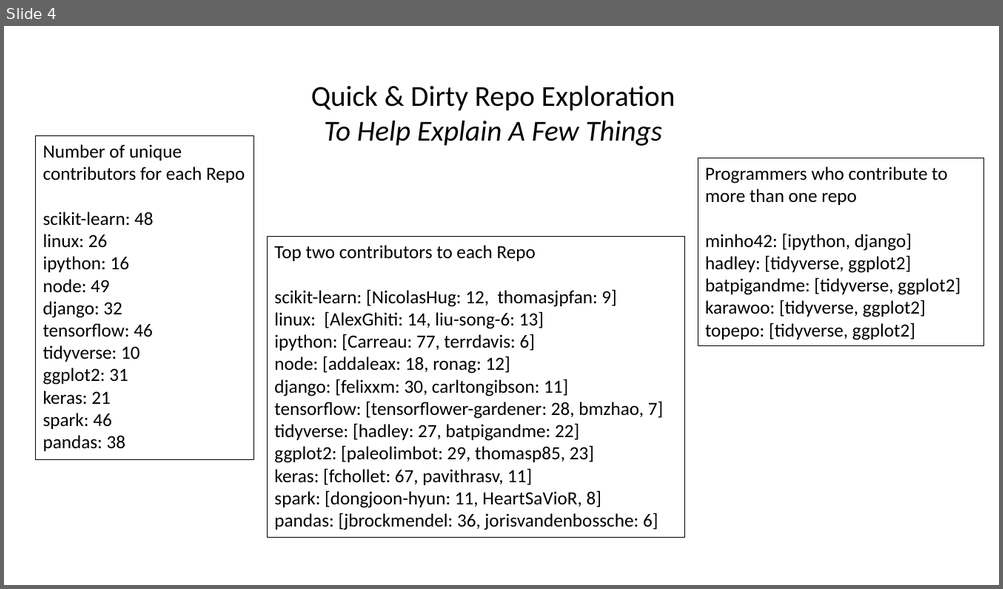
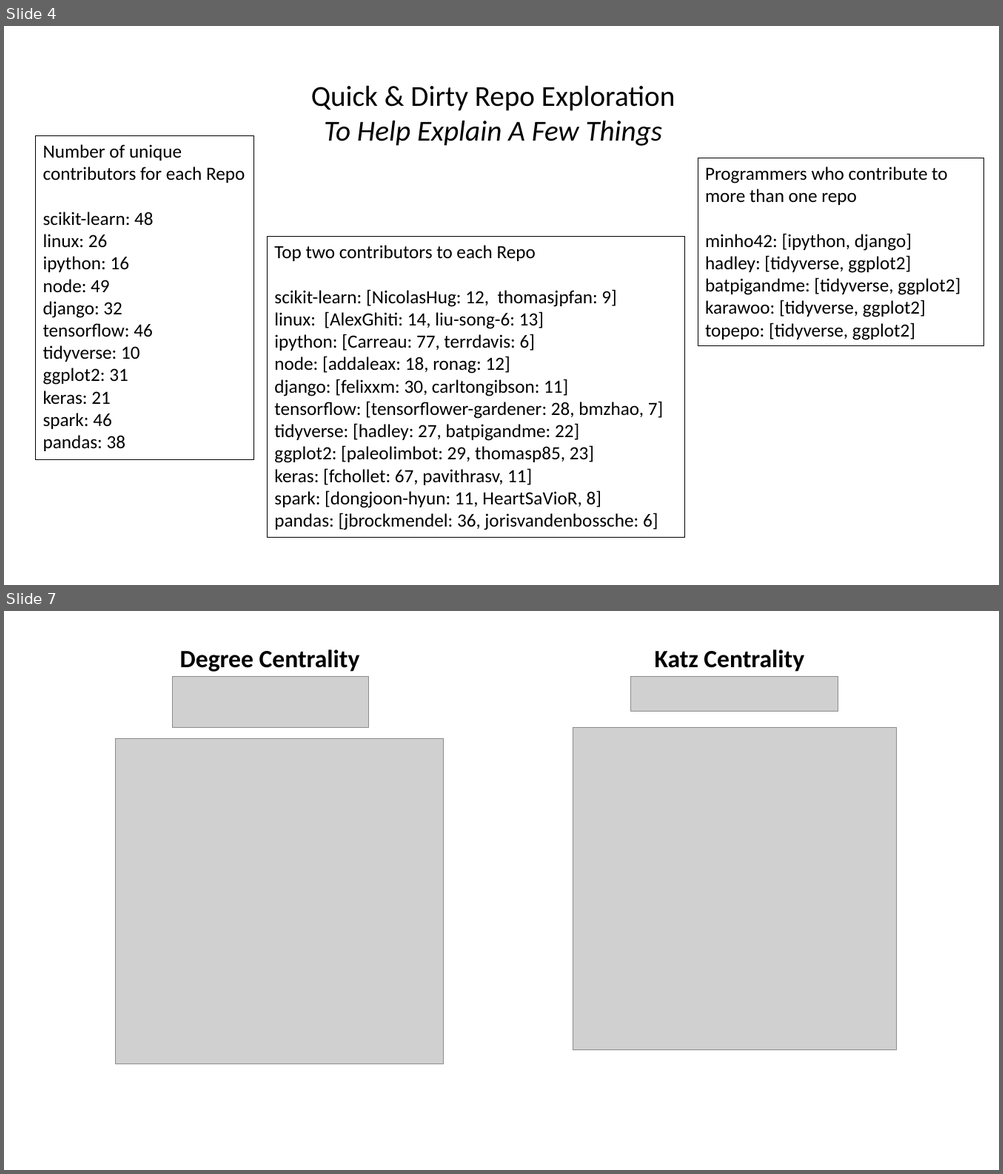
Before and after one commit to tgrrr/data-science-social-network-analysis, a slide deck: packages/server/notebooks/presentation.pptx. Shown one above the other, each under a label of ours: slide 4 before the commit, slides 4 and 7 after it; the slides between them are not shown. The pictures are 1003x589 and 1003x1174 pixels, drawn with LibreOffice and Linux fonts; fonts in the diff are those of the drawing; grey boxes stand for pictures. Boxes give left, top, right and bottom in pixels: in the first picture for what was removed or moved away, otherwise in the second. Text is boxed around its words. In the diff, an @@ line names an element or a change of style, - is before the commit and + after.

```diff
--- a/packages/server/notebooks/presentation.pptx
+++ b/packages/server/notebooks/presentation.pptx
@@ slide 7 added at (4, 611, 999, 1170), background #FFFFFF @@
@@ text added at (180, 649, 360, 672), 24 pt, text #000000, bold @@
+Degree Centrality
@@ text added at (654, 649, 804, 672), 24 pt, text #000000, bold @@
+Katz Centrality
@@ picture added at (173, 677, 368, 728) @@
@@ picture added at (631, 677, 838, 712) @@
@@ picture added at (116, 738, 444, 1065) @@
@@ picture added at (572, 728, 896, 1051) @@
```
Also in this commit, not shown: 1 slide changed, 1 other slide added.
